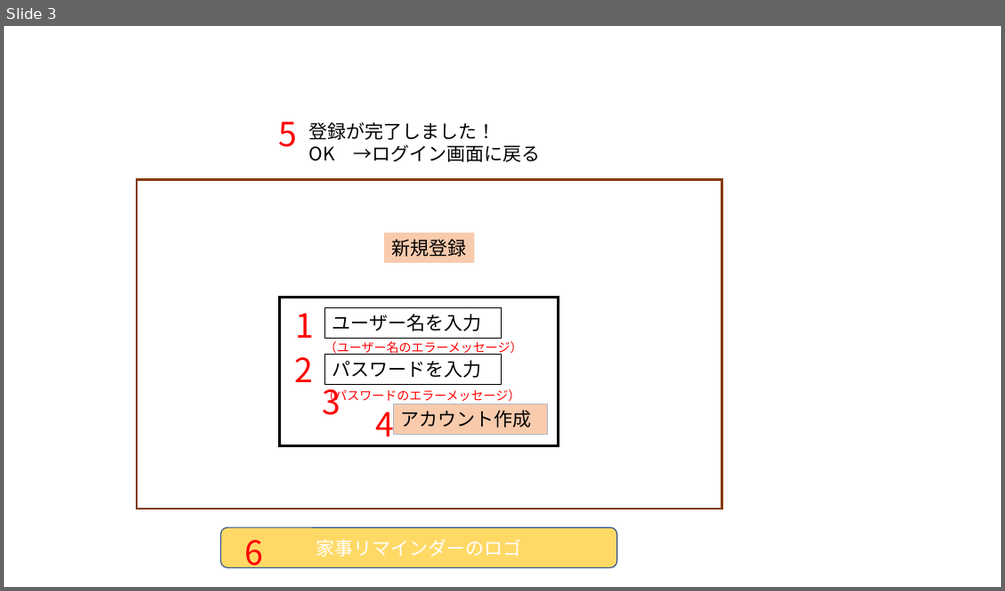
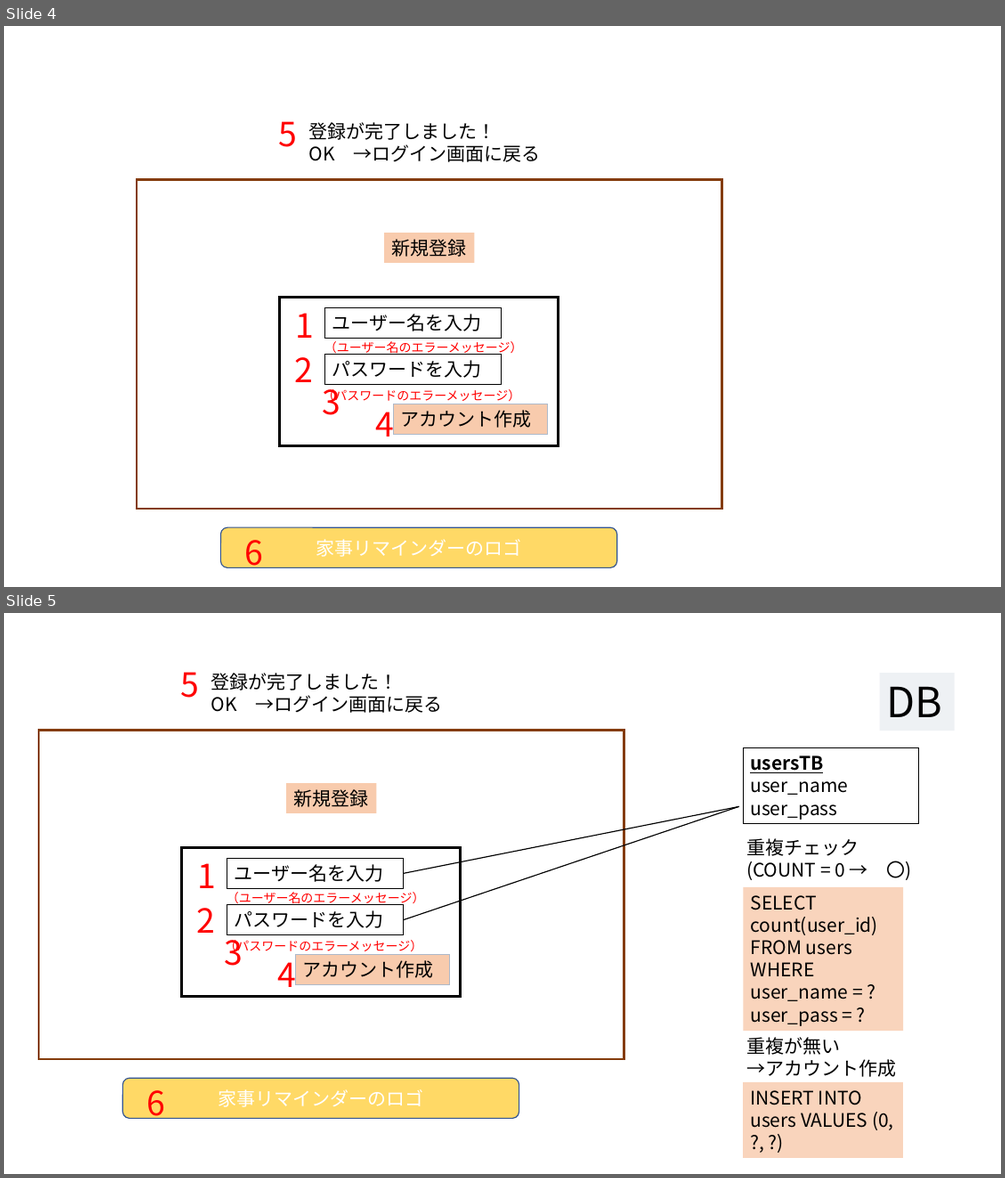
Before and after one commit to dojo2023/A-5, a slide deck: doc/外部設計_プレゼン.pptx. Shown one above the other, each under a label of ours: slide 3 before the commit, slides 4 and 5 after it. The pictures are 1005x591 and 1005x1178 pixels, drawn with LibreOffice and Linux fonts; fonts in the diff are those of the drawing. Boxes give left, top, right and bottom in pixels: in the first picture for what was removed or moved away, otherwise in the second. Text is boxed around its words. In the diff, an @@ line names an element or a change of style, - is before the commit and + after.

```diff
--- a/doc/外部設計_プレゼン.pptx
+++ b/doc/外部設計_プレゼン.pptx
@@ slide 5 added at (4, 613, 1001, 1174), background #FFFFFF @@
@@ text added at (746, 838, 912, 880), 18 pt, text #000000 @@
+重複チェック
+(COUNT = 0 → 〇)
@@ group added at (403, 673, 955, 1158): 4 rectangles, 2 lines @@
+DB
+usersTB
+user_name
+user_pass
+INSERT INTO
+users VALUES (0, ?, ?)
+SELECT count(user_id)
+FROM users
+WHERE user_name = ?
+user_pass = ?
@@ text added at (746, 1037, 896, 1077), 18 pt, text #000000 @@
+重複が無い
+→アカウント作成
@@ group added at (39, 672, 624, 1125): 9 texts, 6 rectangles, 1 rounded rectangle @@
+新規登録
+ユーザー名を入力
+パスワードを入力
+アカウント作成
+家事リマインダーのロゴ
+（ユーザー名のエラーメッセージ）
+（パスワードのエラーメッセージ）
+1
+2
+3
+4
+登録が完了しました！
+OK →ログイン画面に戻る
+5
+6
@@ what was slide 3 is now slide 4 @@
```
Also in this commit, not shown: 4 other slides added.
